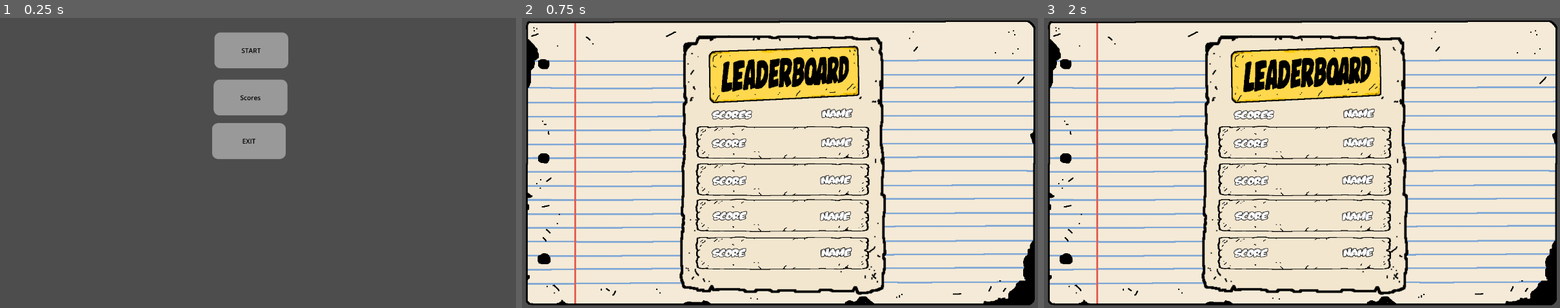
Above: before the commit, frames 1-3 (left to right).
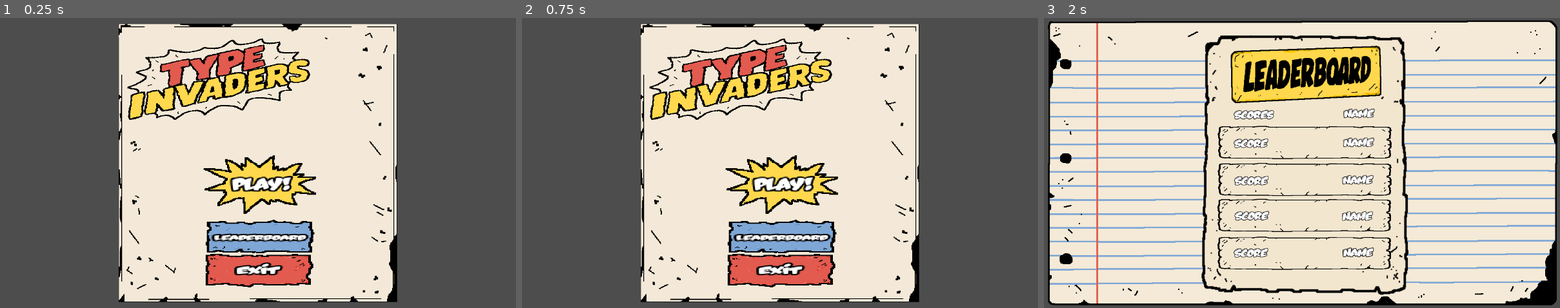
Above: after the commit, the same moments.

Repository: Jsalazar68/3390_project3
Game: Godot game, scene res://scenes/menu/main menu.tscn
The game is run twice, just before and just after one commit, with the same random seed, the same clock (stepped at 60 frames per second) and the same inputs. Before the commit the project starts from res://scenes/menu/Menu.tscn.
Inputs (mouse positions are in pixels of both pictures, inside the frame that each line leads up to):
- Up to frame 1 (0.25 s): no input
- Up to frame 2 (0.75 s): click (774, 96) at 0.5 s, where only the run before the commit has a clickable "Scores"
- Up to frame 3 (2 s): click (1302, 235) at 1.25 s, where only the run after the commit has a clickable "Leaderboard"

The runs differ from the first frame. In frame 1, 52% of the frame differs, in the area x 23-77%, y 2-98%; in frame 2, 66%, in the area x 0-100%, y 0-100%; in frame 3, nothing differs.
Error in both runs: Trying to assign value of type 'Nil' to a variable of type 'Array'. (res://scripts/gameplay/Network.gd:51)

Commit message:
connected the main menu to game

Diff:
--- a/project.godot
+++ b/project.godot
@@ -11,7 +11,7 @@
 [application]
 
 config/name="Typing-game"
-run/main_scene="uid://elgxm7swskw8"
+run/main_scene="uid://45a7f05n5gju"
 config/features=PackedStringArray("4.6", "Forward Plus")
 config/icon="res://icon.svg"
 
--- a/scenes/menu/Menu.tscn
+++ b/scenes/menu/Menu.tscn
@@ -1,6 +1,6 @@
-[gd_scene format=3 uid="uid://elgxm7swskw8"]
+[gd_scene format=3 uid="uid://b4x076gmyspq3"]
 
-[ext_resource type="Script" uid="uid://bwxc2tesg67bc" path="res://scripts/gameplay/menu.gd" id="1_2df44"]
+[sub_resource type="GDScript" id="GDScript_8aqej"]
 
 [sub_resource type="StyleBoxFlat" id="StyleBoxFlat_3kf3n"]
 corner_radius_top_left = 15
@@ -19,7 +19,7 @@
 offset_bottom = 330.0
 grow_horizontal = 2
 grow_vertical = 2
-script = ExtResource("1_2df44")
+script = SubResource("GDScript_8aqej")
 
 [node name="Button" type="Button" parent="." unique_id=1326167272]
 layout_mode = 1
--- a/scenes/menu/main menu.tscn
+++ b/scenes/menu/main menu.tscn
@@ -1,12 +1,12 @@
 [gd_scene format=3 uid="uid://45a7f05n5gju"]
 
 [ext_resource type="Texture2D" uid="uid://d2ji24121wnuc" path="res://assets/sprites/mainMenuBackground.png" id="1_7kwte"]
+[ext_resource type="Script" uid="uid://bdgpjcj7l6jvi" path="res://scripts/gameplay/mainMenu.gd" id="1_kvjft"]
 [ext_resource type="Texture2D" uid="uid://dpdcy7ukk20sy" path="res://assets/sprites/playResized.png" id="2_cyivw"]
 [ext_resource type="FontFile" uid="uid://bj86d6r66gb81" path="res://assets/fonts/Oups_Clean.otf" id="3_cse14"]
 [ext_resource type="Texture2D" uid="uid://ygigu3dl01tq" path="res://assets/sprites/leaderboardResized.png" id="3_cyivw"]
 [ext_resource type="Texture2D" uid="uid://c4tesl1e1jotc" path="res://assets/sprites/exitResized.png" id="4_cse14"]
 [ext_resource type="Texture2D" uid="uid://bdw4w4d1gv3dn" path="res://assets/sprites/title.png" id="6_v3gtl"]
-[ext_resource type="Texture2D" uid="uid://b4ie0bns7w4ir" path="res://assets/sprites/settingsCog.png" id="7_nlive"]
 
 [sub_resource type="LabelSettings" id="LabelSettings_s5o6v"]
 font = ExtResource("3_cse14")
@@ -16,7 +16,7 @@
 
 [sub_resource type="LabelSettings" id="LabelSettings_pacxi"]
 font = ExtResource("3_cse14")
-font_size = 12
+font_size = 13
 outline_size = 8
 outline_color = Color(0, 0, 0, 1)
 
@@ -33,6 +33,7 @@
 anchor_bottom = 1.0
 grow_horizontal = 2
 grow_vertical = 2
+script = ExtResource("1_kvjft")
 
 [node name="Panel" type="TextureRect" parent="." unique_id=1159673436]
 texture_filter = 1
@@ -113,16 +114,12 @@
 vertical_alignment = 1
 
 [node name="Title2" type="Sprite2D" parent="Panel" unique_id=868919617]
+texture_filter = 1
 position = Vector2(180.00002, 103.7037)
 rotation = -0.12217305
 scale = Vector2(0.8, 0.47)
 texture = ExtResource("6_v3gtl")
 
-[node name="settingsButton" type="TextureButton" parent="Panel" unique_id=1475755997]
-layout_mode = 0
-offset_left = 435.55554
-offset_top = 8.148149
-offset_right = 531.55554
-offset_bottom = 104.14815
-scale = Vector2(0.7, 0.7)
-texture_normal = ExtResource("7_nlive")
+[connection signal="pressed" from="Panel/playButton" to="." method="_on_play_button_pressed"]
+[connection signal="pressed" from="Panel/leaderboardButton" to="." method="_on_leaderboard_button_pressed"]
+[connection signal="pressed" from="Panel/exitButton" to="." method="_on_exit_button_pressed"]
--- /dev/null
+++ b/scripts/gameplay/mainMenu.gd
@@ -0,0 +1,12 @@
+extends Control
+
+func _on_play_button_pressed() -> void:
+	get_tree().change_scene_to_file("res://scenes/game/Game.tscn")
+
+
+func _on_leaderboard_button_pressed() -> void:
+	get_tree().change_scene_to_file("res://scenes/game/Score.tscn")
+
+
+func _on_exit_button_pressed() -> void:
+	get_tree().quit()
--- a/scripts/gameplay/menu.gd
+++ /dev/null
@@ -1,16 +0,0 @@
-extends Node
-func _ready():
-	pass
-
-
-func _process(delta):
-	pass
-	#hi new message
-func _on_start_pressed():
-	get_tree().change_scene_to_file("res://scenes/game/Game.tscn")
-
-func _on_scores_pressed():
-	get_tree().change_scene_to_file("res://scenes/game/Score.tscn")
-
-func _on_exit_pressed():
-	pass
Not shown, added: scripts/gameplay/mainMenu.gd.uid
Not shown, removed: scripts/gameplay/menu.gd.uid
